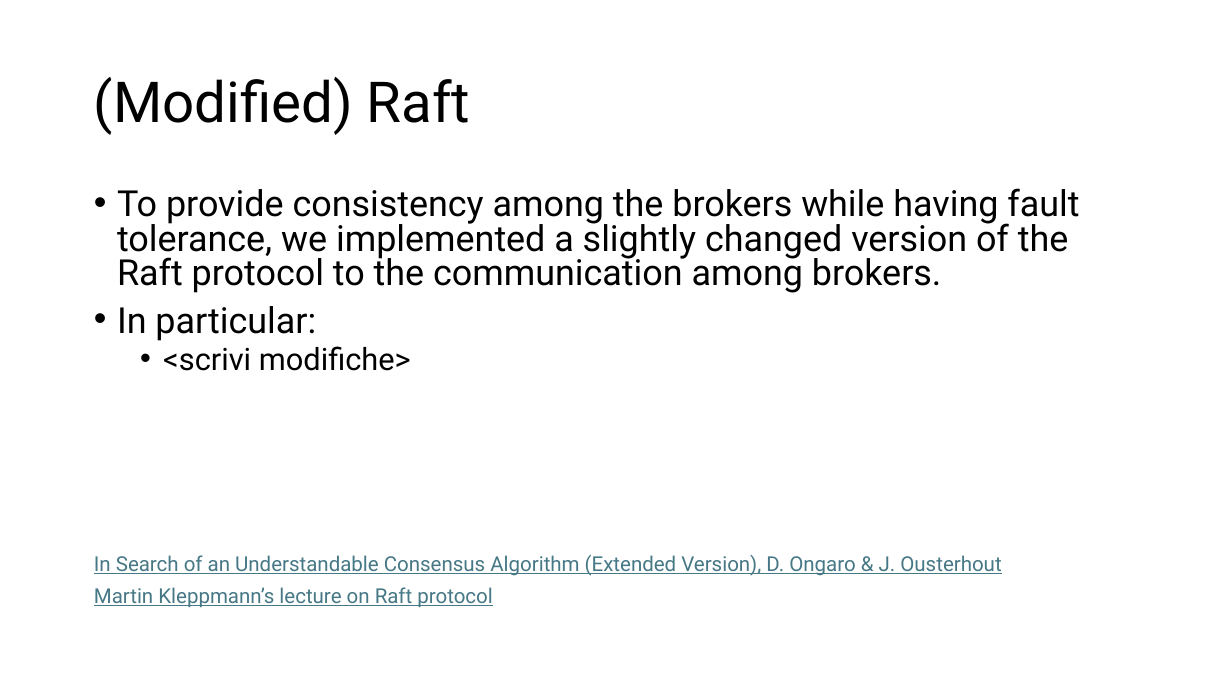
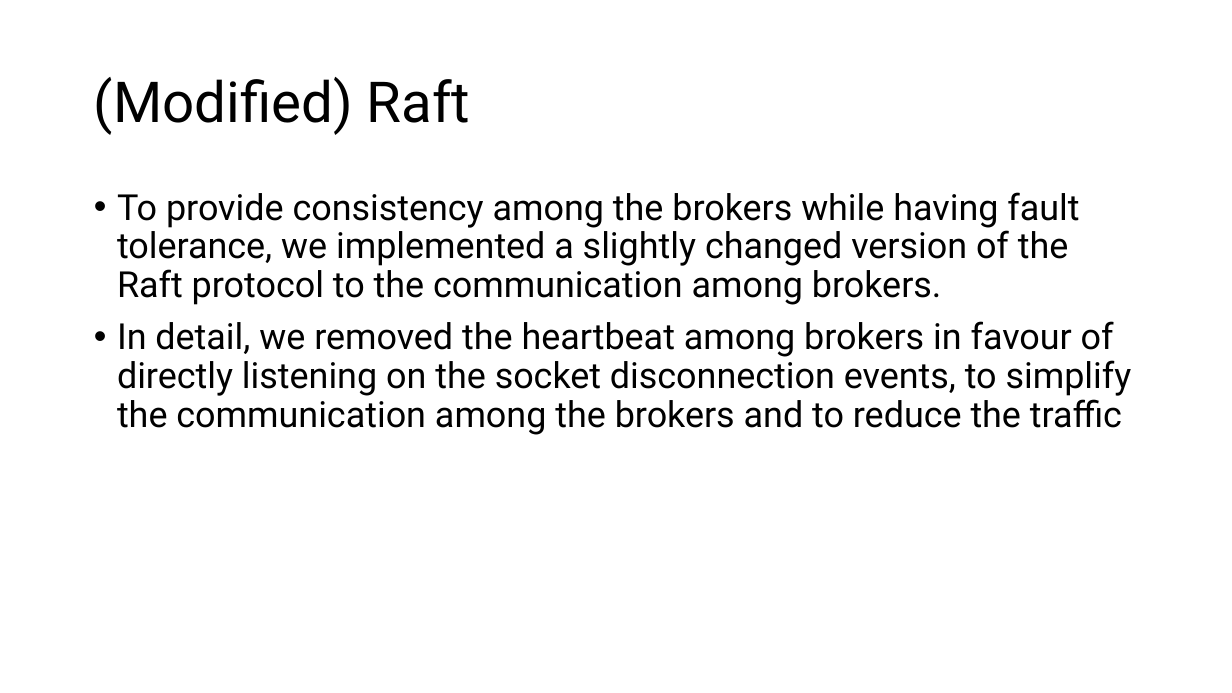
Before and after one commit to matteo-figini/ds-queuing-system, a slide deck: slide 7 of ds-queuing-system/deliverables/slides/Presentazione Progetto.pptx. Drawn at 1232x693 pixels with LibreOffice and Linux fonts; fonts in the diff are those of the drawing. Boxes give left, top, right and bottom in pixels: in the first picture for what was removed or moved away, otherwise in the second. Text is boxed around its words. In the diff, an @@ line names an element or a change of style, - is before the commit and + after.

```diff
--- a/ds-queuing-system/deliverables/slides/Presentazione Progetto.pptx
+++ b/ds-queuing-system/deliverables/slides/Presentazione Progetto.pptx
@@ text at (x1=117, y1=192, x2=1079, y2=305): line spacing 0.8 to 0.9 @@
@@ text at (x1=117, y1=321, x2=1132, y2=435): text changed; size 16 to 28 pt; text colour #467886 to #000000 @@
-• In particular:
-  • <scrivi modifiche>
-In Search of an Understandable Consensus Algorithm (Extended Version), D. Ongaro & J. Ousterhout
-Martin Kleppmann’s lecture on Raft protocol
+• In detail, we removed the heartbeat among brokers in favour of directly listening on the socket disconnection events, to simplify the communication among the brokers and to reduce the traffic
```
Also in this commit, not shown: 1 other slide changed, 1 slide added.
